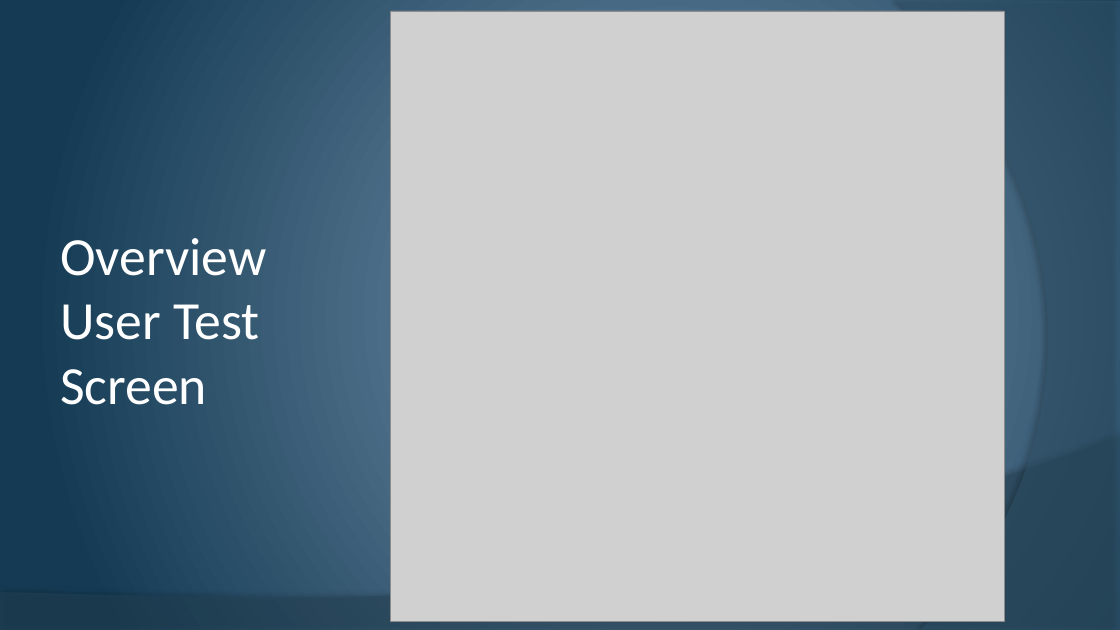
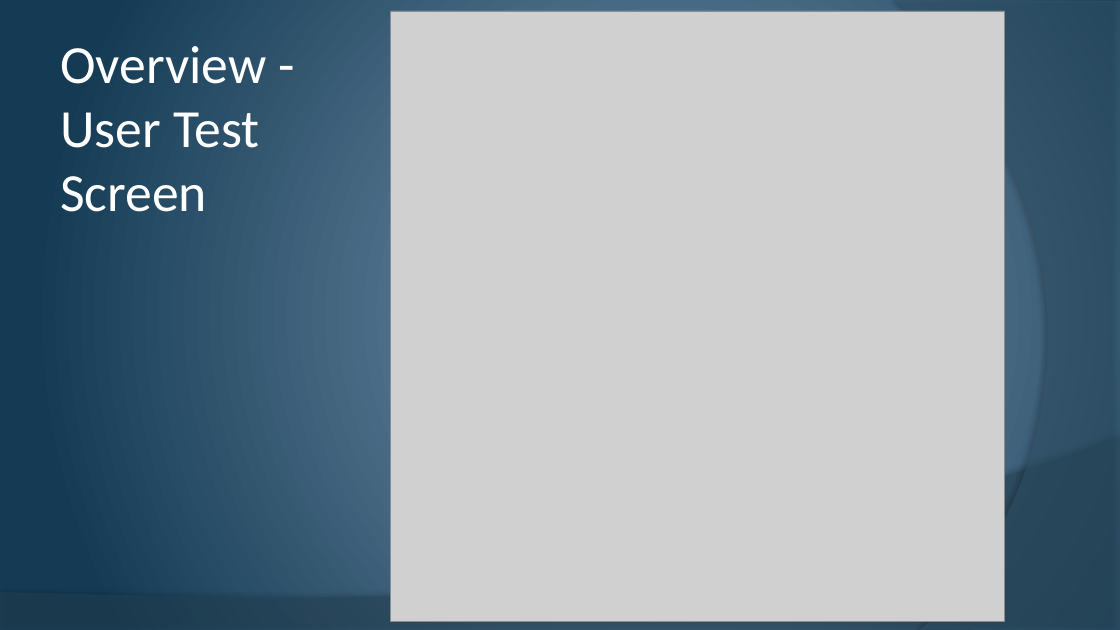
Before and after one commit to cstultz/cis234, a slide deck: slide 10 of assigns/assign10/t1-a10.pptx (slide 9 before the commit). Drawn at 1120x630 pixels with LibreOffice and Linux fonts; fonts in the diff are those of the drawing; grey boxes stand for pictures. Boxes give left, top, right and bottom in pixels: in the first picture for what was removed or moved away, otherwise in the second. Text is boxed around its words. In the diff, an @@ line names an element or a change of style, - is before the commit and + after.

```diff
--- a/assigns/assign10/t1-a10.pptx
+++ b/assigns/assign10/t1-a10.pptx
@@ title "Overview - User Test Screen" at (x1=60, y1=46, x2=266, y2=212): vertical alignment middle to top @@
@@ title at (x1=60, y1=46, x2=266, y2=212): text changed @@
-Overview
-User Test
-Screen
+Overview -
+User Test
+Screen
```
Also in this commit, not shown: 10 other slides changed, 2 slides added, 1 slide removed.
